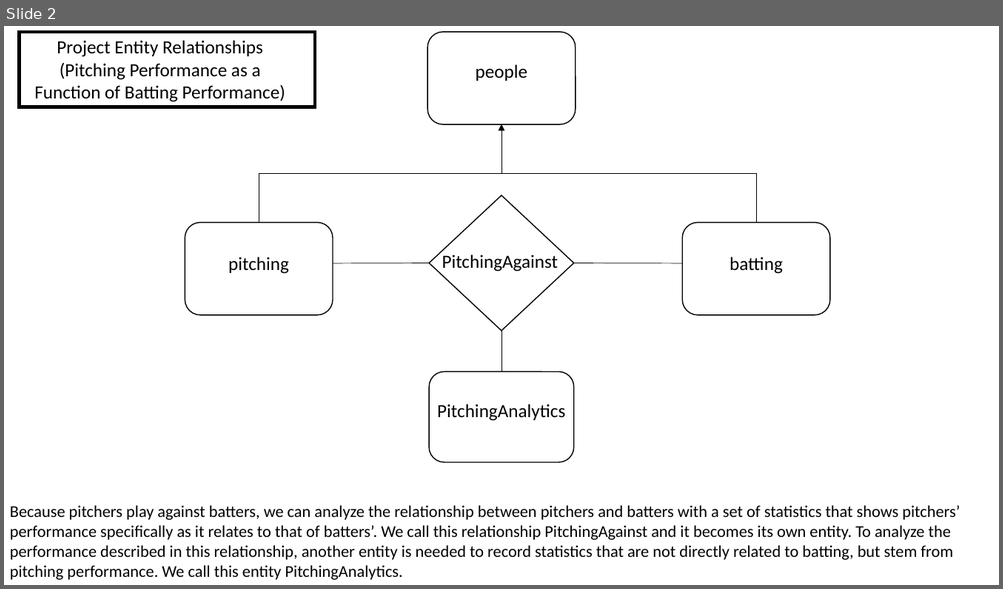
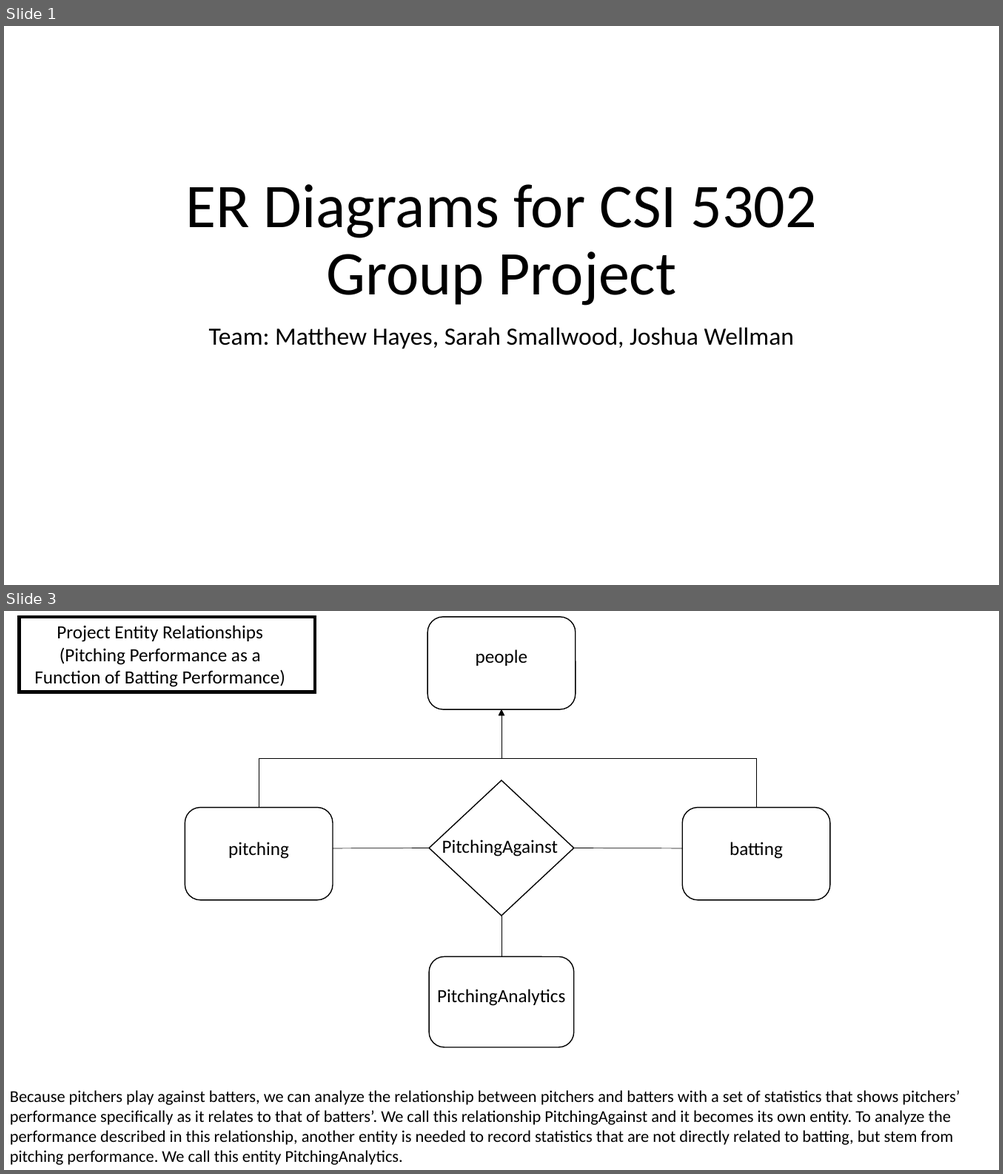
Before and after one commit to Matt-Hays/CS5302, a slide deck: Documentation/ER_diagrams.pptx. Shown one above the other, each under a label of ours: slide 2 before the commit, slides 1 and 3 after it; the slides between them are not shown. The pictures are 1003x589 and 1003x1174 pixels, drawn with LibreOffice and Linux fonts; fonts in the diff are those of the drawing. Boxes give left, top, right and bottom in pixels: in the first picture for what was removed or moved away, otherwise in the second. Text is boxed around its words. In the diff, an @@ line names an element or a change of style, - is before the commit and + after.

Commit message:
updating ER diagrams with user and favorites tables

```diff
--- a/Documentation/ER_diagrams.pptx
+++ b/Documentation/ER_diagrams.pptx
@@ slide 1 added at <box>4,26,999,585</box>, background #FFFFFF @@
@@ title added at <box>185,184,817,306</box>, 60 pt, text #000000 @@
+ER Diagrams for CSI 5302 Group Project
@@ subtitle added at <box>209,327,794,349</box>, 24 pt, text #000000 @@
+Team: Matthew Hayes, Sarah Smallwood, Joshua Wellman
@@ what was slide 2 is now slide 3 @@
```
Also in this commit, not shown: 1 slide changed, 1 other file.
